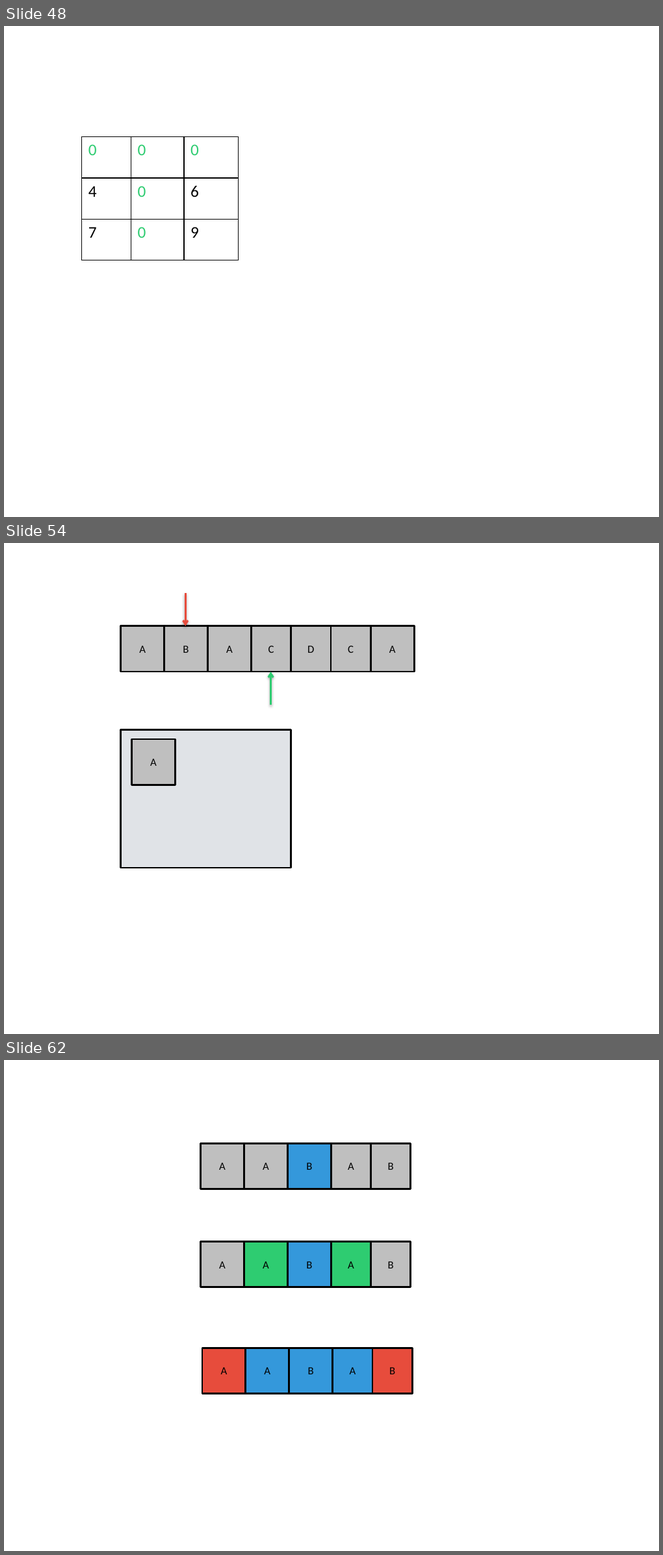
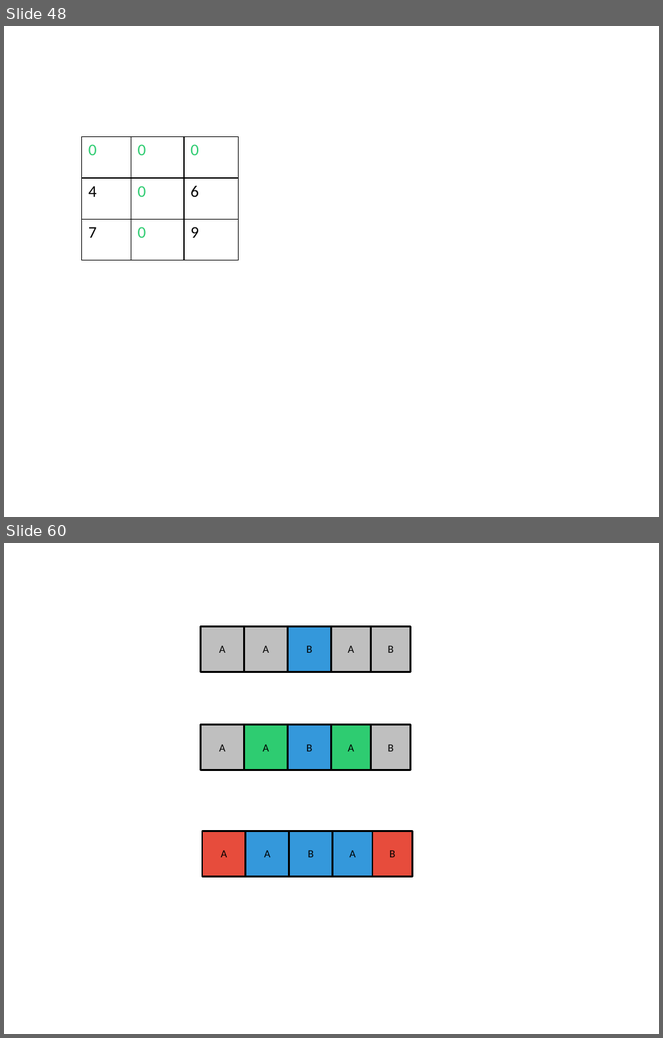
Before and after one commit to jainankit49/HackerGymContent, a slide deck: Images/imgs.pptx. Shown one above the other, each under a label of ours: slides 48, 54 and 62 before the commit, slides 48 and 60 after it; the slides between them are not shown. The pictures are 663x1555 and 663x1038 pixels, drawn with LibreOffice and Linux fonts; fonts in the diff are those of the drawing. Boxes give left, top, right and bottom in pixels: in the first picture for what was removed or moved away, otherwise in the second. Text is boxed around its words. In the diff, an @@ line names an element or a change of style, - is before the commit and + after.

```diff
--- a/Images/imgs.pptx
+++ b/Images/imgs.pptx
@@ slide 54 removed at [4,543,659,1034], background #FFFFFF @@
@@ group removed at [120,594,414,869]: 9 rectangles, 2 arrows @@
-A
-B
-A
-D
-C
-C
-A
-A
@@ what was slide 62 is now slide 60 @@
```
Also in this commit, not shown: 11 slides changed, 1 other slide removed.
